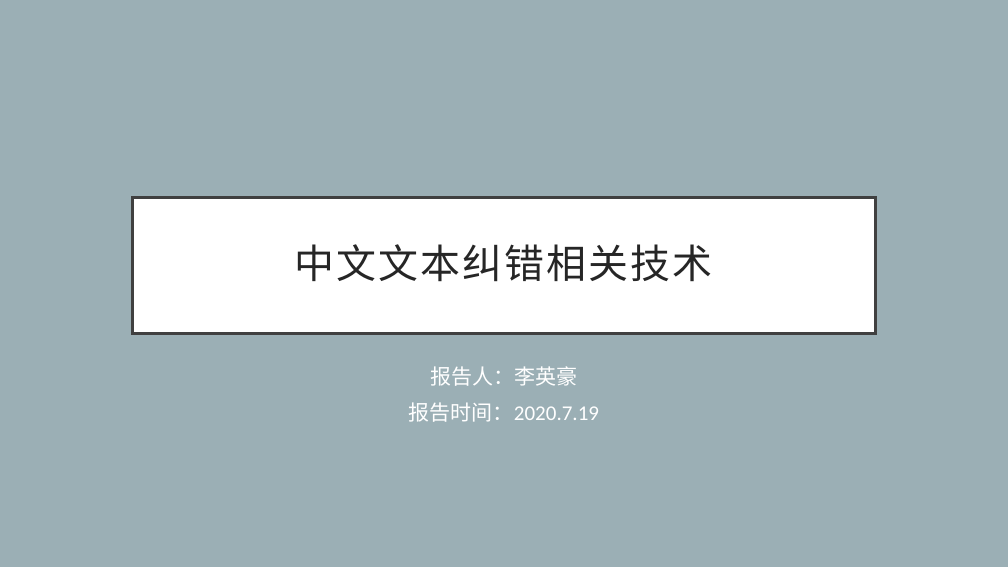
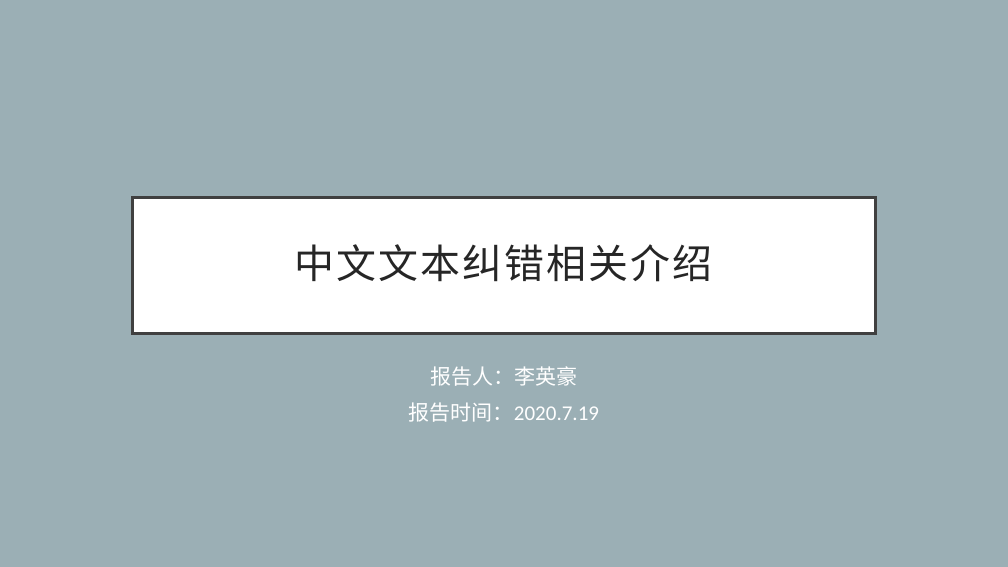
Before and after one commit to li-aolong/li-aolong.github.io, a slide deck: slide 1 of 北理东南研究院相关/报告-李英豪.pptx. Drawn at 1008x567 pixels with LibreOffice and Linux fonts; fonts in the diff are those of the drawing. Boxes give left, top, right and bottom in pixels: in the first picture for what was removed or moved away, otherwise in the second. Text is boxed around its words. In the diff, an @@ line names an element or a change of style, - is before the commit and + after.

```diff
--- a/北理东南研究院相关/报告-李英豪.pptx
+++ b/北理东南研究院相关/报告-李英豪.pptx
@@ title at bbox=[295, 244, 713, 282]: text changed @@
-中文文本纠错相关技术
+中文文本纠错相关介绍
```
Also in this commit, not shown: 1 other slide changed, 12 slides added, 1 slide removed.
